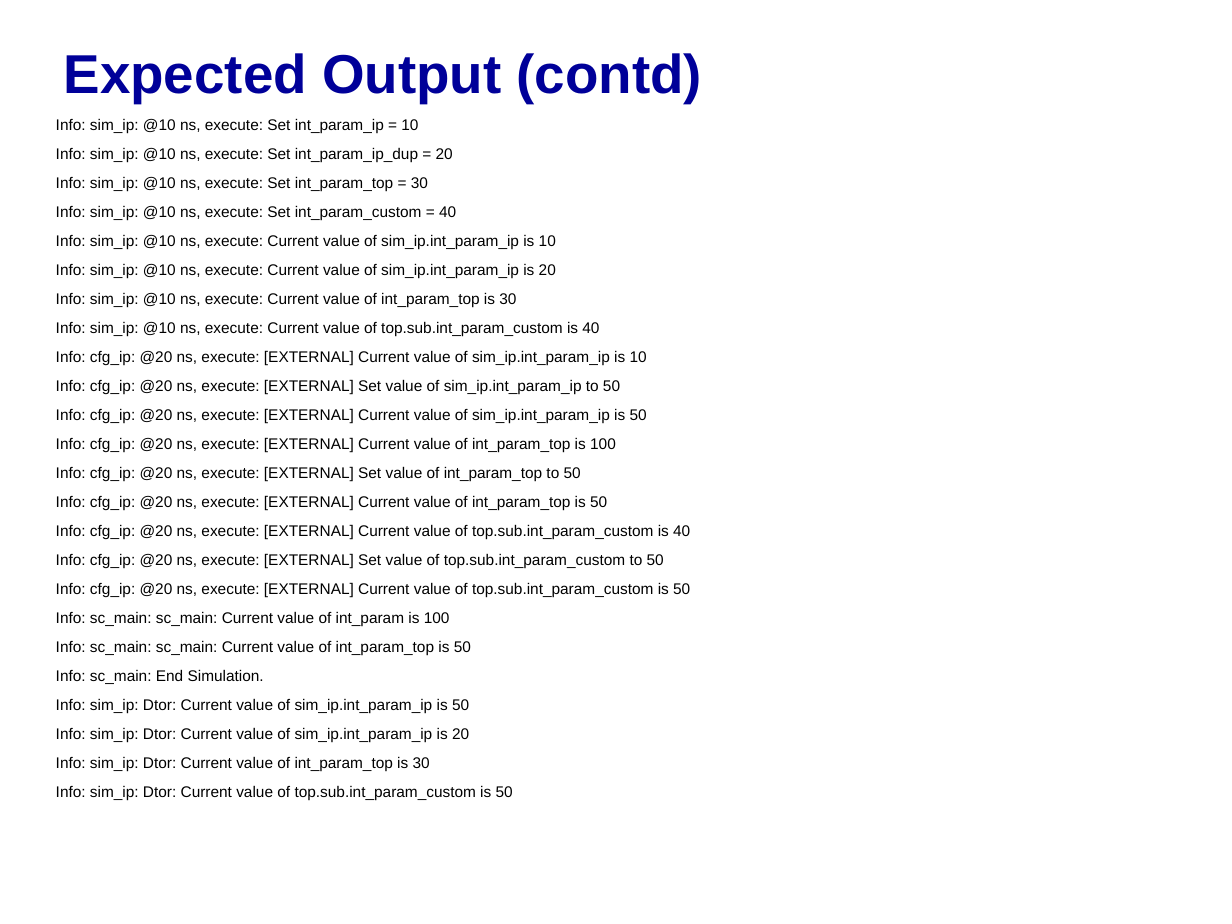
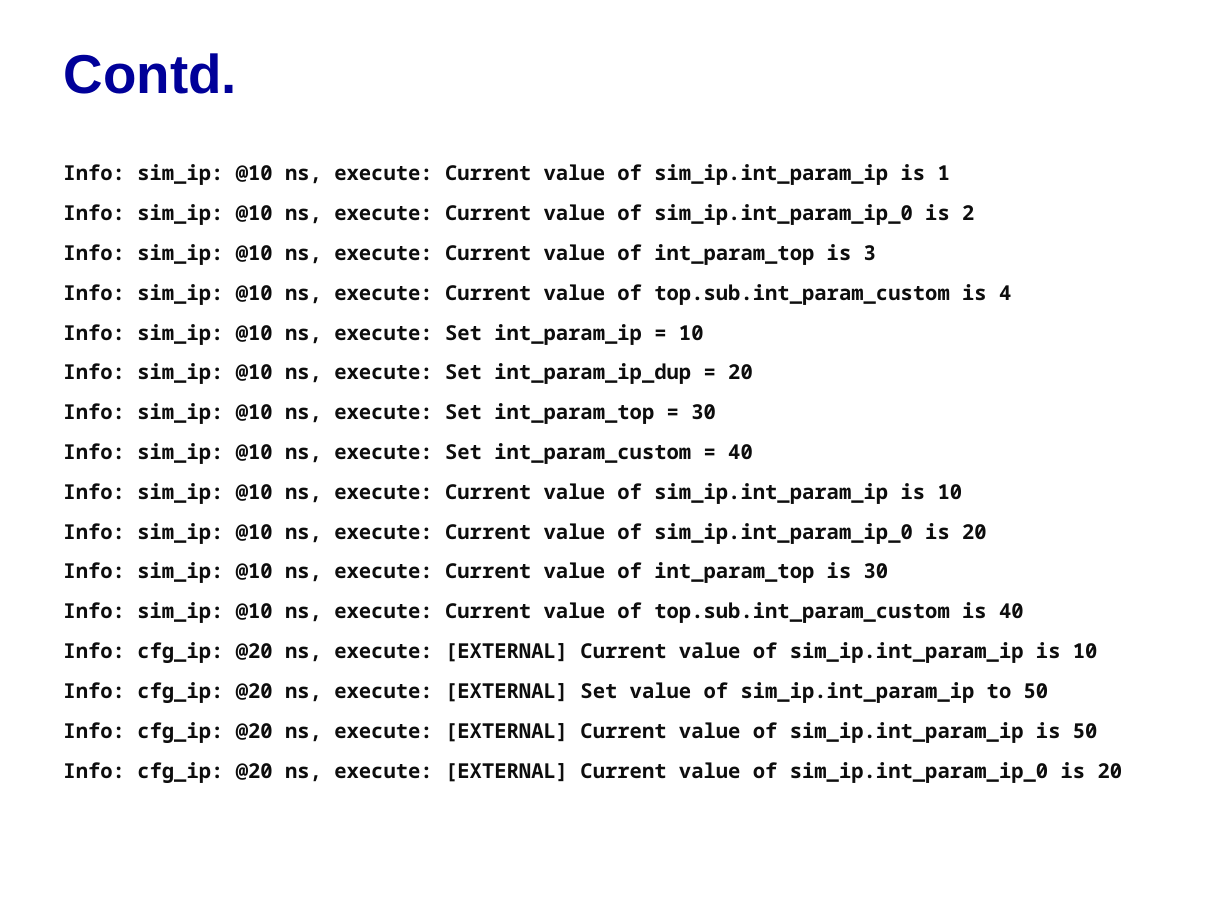
Before and after one commit to accellera-official/cci, a slide deck: slide 5 of examples/ex06_Parameter_Naming/docs/ex06_Parameter_Naming.ppt (slide 7 before the commit). Drawn at 1232x924 pixels with LibreOffice and Linux fonts; fonts in the diff are those of the drawing; background and template pictures are left out. Boxes give left, top, right and bottom in pixels: in the first picture for what was removed or moved away, otherwise in the second. Text is boxed around its words. In the diff, an @@ line names an element or a change of style, - is before the commit and + after.

```diff
--- a/examples/ex06_Parameter_Naming/docs/ex06_Parameter_Naming.ppt
+++ b/examples/ex06_Parameter_Naming/docs/ex06_Parameter_Naming.ppt
@@ title at (64,53,237,94): text changed @@
-Expected Output (contd)
+Contd.
@@ text "Info: sim_ip: @10 ns, execute: ...": place and size @@
-text "Info: sim_ip: @10 ns, execute: ..." at (56,118,690,801)
+text "Info: sim_ip: @10 ns, execute: ..." at (63,164,1123,783)
@@ text at (63,164,1011,305): paragraphs added @@
+Info: sim_ip: @10 ns, execute: Current value of sim_ip.int_param_ip is 1
+Info: sim_ip: @10 ns, execute: Current value of sim_ip.int_param_ip_0 is 2
+Info: sim_ip: @10 ns, execute: Current value of int_param_top is 3
+Info: sim_ip: @10 ns, execute: Current value of top.sub.int_param_custom is 4
@@ text at (63,324,1098,743): size 9 to 12 pt, font Arial to Noto Sans Mono, text colour #000000 to #0D0D0D, bold on in "Info: sim_ip: @10 ns, execute: Set int_param_ip ...", "Info: sim_ip: @10 ns, execute: Set int_param_ip_dup ...", "Info: sim_ip: @10 ns, execute: Set int_param_top ...", "Info: sim_ip: @10 ns, execute: Set int_param_custom ..." and 6 more places; indent changed; more space between paragraphs @@
@@ text at (63,523,987,544): text changed; size 9 to 12 pt; font Arial to Noto Sans Mono; text colour #000000 to #0D0D0D; bold on @@
-Info: sim_ip: @10 ns, execute: Current value of sim_ip.int_param_ip is 20
+Info: sim_ip: @10 ns, execute: Current value of sim_ip.int_param_ip_0 is 20
@@ text at (63,762,1123,783): text changed; size 9 to 12 pt; font Arial to Noto Sans Mono; text colour #000000 to #0D0D0D; bold on @@
-Info: cfg_ip: @20 ns, execute: [EXTERNAL] Current value of int_param_top is 100
-Info: cfg_ip: @20 ns, execute: [EXTERNAL] Set value of int_param_top to 50
-Info: cfg_ip: @20 ns, execute: [EXTERNAL] Current value of int_param_top is 50
-Info: cfg_ip: @20 ns, execute: [EXTERNAL] Current value of top.sub.int_param_custom is 40
-Info: cfg_ip: @20 ns, execute: [EXTERNAL] Set value of top.sub.int_param_custom to 50
-Info: cfg_ip: @20 ns, execute: [EXTERNAL] Current value of top.sub.int_param_custom is 50
-Info: sc_main: sc_main: Current value of int_param is 100
-Info: sc_main: sc_main: Current value of int_param_top is 50
-Info: sc_main: End Simulation.
-Info: sim_ip: Dtor: Current value of sim_ip.int_param_ip is 50
-Info: sim_ip: Dtor: Current value of sim_ip.int_param_ip is 20
-Info: sim_ip: Dtor: Current value of int_param_top is 30
-Info: sim_ip: Dtor: Current value of top.sub.int_param_custom is 50
+Info: cfg_ip: @20 ns, execute: [EXTERNAL] Current value of sim_ip.int_param_ip_0 is 20
```
Also in this commit, not shown: 3 other slides changed, 2 slides added, 2 slides removed, 6 other files.
